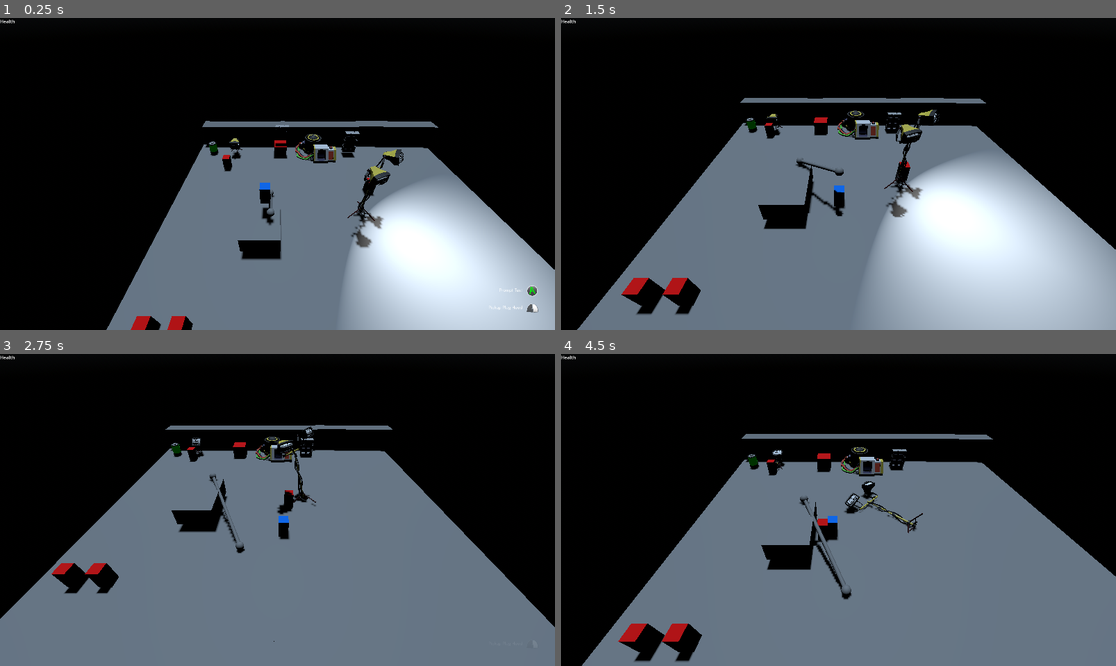
Above: before the commit, frames 1-4 (two rows, left to right).
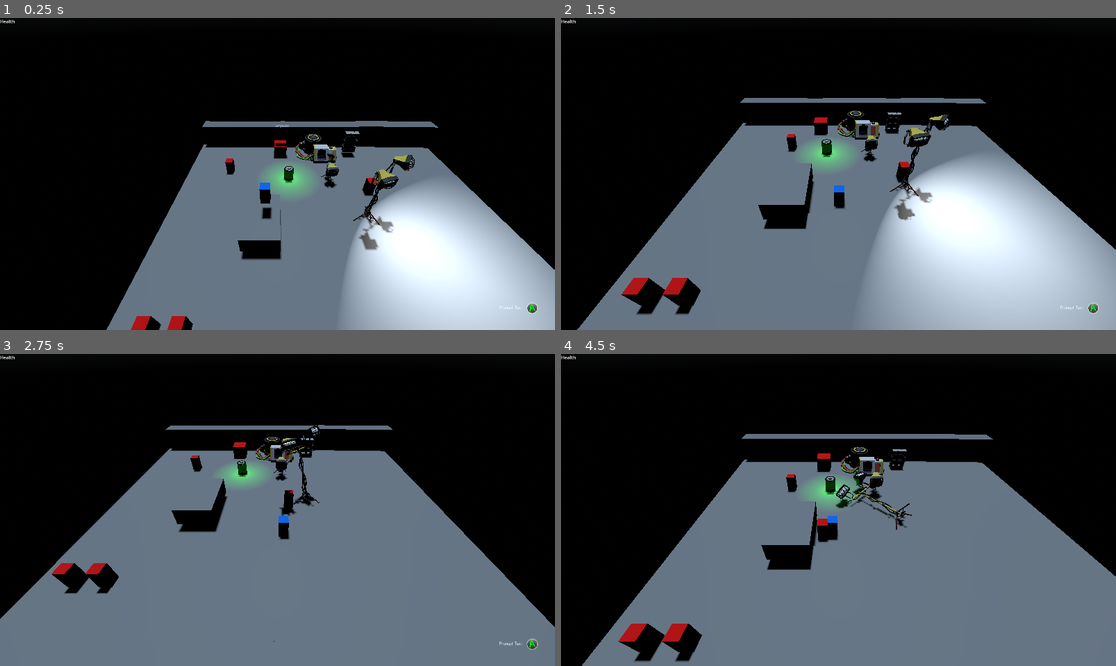
Above: after the commit, the same moments.

Repository: joshandersn/power
Game: Godot game, scene res://Scenes/main.tscn
Same seed, same stepped clock (60 frames per second), same inputs: the game is played once before the commit and once after it.
Inputs (mouse positions are in pixels of both pictures, inside the frame that each line leads up to):
- Up to frame 1 (0.25 s): no input
- Up to frame 2 (1.5 s): move the mouse to (960, 158) at 0.52 s; hold D (move_right) 0.53-1.28 s; right-click (960, 158) at 0.6 s; move the mouse to (727, 189) at 1.27 s; hold S (move_down) from 1.28 s (still down); click (727, 189) at 1.35 s
- Up to frame 3 (2.75 s): move the mouse to (333, 441) at 2.02 s; release S (move_down) at 2.03 s; hold D (move_right) from 2.03 s (still down); tap E (use_cable) at 2.1 s
- Up to frame 4 (4.5 s): move the mouse to (810, 572) at 2.77 s; release D (move_right) at 2.78 s; hold W (move_up) 2.78-3.53 s; right-click (810, 572) at 2.85 s; move the mouse to (1005, 556) at 3.52 s; hold A (move_left) from 3.53 s (still down); click (1005, 556) at 3.6 s; move the mouse to (672, 463) at 4.27 s; tap E (use_cable) at 4.35 s

The runs differ from the first frame. In frame 1, 2.3% of the frame differs, in the area x 37-97%, y 38-95%; in frame 2, 2.4%, in the area x 33-97%, y 29-95%; in frame 3, 1.6%; in frame 4, 2.1%.

Commit message:
added light to battery

Diff:
--- a/Entities/enemy.gd
+++ b/Entities/enemy.gd
@@ -23,7 +23,7 @@
 		velocity += get_gravity() * delta
 
 	var input_dir: Vector3
-	if target:
+	if target and is_instance_valid(target):
 		if !is_stunned:
 			if (position - target.position).length() > 1:
 				if !is_hesitant:
--- /dev/null
+++ b/Gadgets/OmniLight.tscn
@@ -0,0 +1,32 @@
+[gd_scene load_steps=4 format=3 uid="uid://drrjexq6547ow"]
+
+[ext_resource type="Script" path="res://Gadgets/cone_light.gd" id="1_m1gha"]
+
+[sub_resource type="SphereShape3D" id="SphereShape3D_w2mxh"]
+radius = 2.0
+
+[sub_resource type="SphereShape3D" id="SphereShape3D_2xgcb"]
+radius = 1.0
+
+[node name="OmniLight" type="Area3D"]
+collision_layer = 4
+collision_mask = 4
+script = ExtResource("1_m1gha")
+
+[node name="SpotLight3D" type="OmniLight3D" parent="."]
+light_energy = 3.0
+light_specular = 0.0
+omni_range = 2.56332
+
+[node name="CollisionShape3D" type="CollisionShape3D" parent="."]
+shape = SubResource("SphereShape3D_w2mxh")
+
+[node name="DeathZone" type="Area3D" parent="."]
+collision_layer = 4
+collision_mask = 4
+
+[node name="CollisionShape3D" type="CollisionShape3D" parent="DeathZone"]
+shape = SubResource("SphereShape3D_2xgcb")
+
+[connection signal="body_entered" from="." to="." method="_on_body_entered"]
+[connection signal="body_entered" from="DeathZone" to="." method="_on_death_zone_body_entered"]
--- a/Gadgets/cone_light.gd
+++ b/Gadgets/cone_light.gd
@@ -1,6 +1,8 @@
 extends Area3D
 
 @export var active: bool
+@export var max_light := 10.0
+@export var light_color := Color(1, 1, 1)
 
 # Called when the node enters the scene tree for the first time.
 func _ready() -> void:
@@ -10,7 +12,8 @@
 var incenerate_array: Array[Node3D]
 
 func update_item() -> void:
-	$SpotLight3D.light_energy = 10 if active else 0
+	$SpotLight3D.light_energy = max_light if active else 0.0
+	$SpotLight3D.light_color = light_color
 	if active:
 		for i in near_array:
 			if is_instance_valid(i):
--- a/Items/Battery.tscn
+++ b/Items/Battery.tscn
@@ -1,8 +1,9 @@
-[gd_scene load_steps=8 format=3 uid="uid://bq2xb3uuaqivf"]
+[gd_scene load_steps=9 format=3 uid="uid://bq2xb3uuaqivf"]
 
 [ext_resource type="Script" path="res://Items/battery.gd" id="1_gvkom"]
 [ext_resource type="PackedScene" uid="uid://ckr5g8fdruq0h" path="res://Assets/Clasic_Battery.glb" id="2_1llr6"]
 [ext_resource type="Material" uid="uid://bqi10rh5anjm1" path="res://Materials/green.tres" id="2_aiod7"]
+[ext_resource type="PackedScene" uid="uid://drrjexq6547ow" path="res://Gadgets/OmniLight.tscn" id="2_snj8k"]
 
 [sub_resource type="BoxShape3D" id="BoxShape3D_h648p"]
 
@@ -35,6 +36,10 @@
 lock_rotation = true
 script = ExtResource("1_gvkom")
 
+[node name="OmniLight" parent="." instance=ExtResource("2_snj8k")]
+max_light = 0.5
+light_color = Color(0, 1, 0, 1)
+
 [node name="CollisionShape3D" type="CollisionShape3D" parent="."]
 shape = SubResource("BoxShape3D_h648p")
 
--- a/Items/WorkLight.tscn
+++ b/Items/WorkLight.tscn
@@ -18,6 +18,11 @@
 battery = false
 fuel = 0.0
 
+[sub_resource type="BoxShape3D" id="BoxShape3D_kxpk0"]
+
+[sub_resource type="SphereShape3D" id="SphereShape3D_83ln2"]
+radius = 0.756222
+
 [sub_resource type="StandardMaterial3D" id="StandardMaterial3D_41lkj"]
 emission_enabled = true
 emission = Color(1, 1, 1, 1)
@@ -25,11 +30,6 @@
 [sub_resource type="BoxMesh" id="BoxMesh_jxper"]
 material = SubResource("StandardMaterial3D_41lkj")
 size = Vector3(1, 0.4, 1)
-
-[sub_resource type="BoxShape3D" id="BoxShape3D_kxpk0"]
-
-[sub_resource type="SphereShape3D" id="SphereShape3D_83ln2"]
-radius = 0.756222
 
 [sub_resource type="Animation" id="Animation_6vkh1"]
 resource_name = "knockOver"
@@ -87,12 +87,7 @@
 collision_layer = 2
 lock_rotation = true
 script = ExtResource("1_stoc6")
-item_resource = SubResource("Resource_uwtyb")
-
-[node name="lightMesh" type="MeshInstance3D" parent="."]
-transform = Transform3D(0.651328, 0, 0, 0, 0.0820489, -0.4266, 0, 0.501866, 0.0697438, 0.00538091, 0.491795, -0.430372)
-visible = false
-mesh = SubResource("BoxMesh_jxper")
+item_resource = SubResource("Resource_l8ogh")
 
 [node name="CollisionShape3D" type="CollisionShape3D" parent="."]
 shape = SubResource("BoxShape3D_kxpk0")
@@ -113,6 +108,12 @@
 
 [node name="Node3D" type="Node3D" parent="."]
 
+[node name="lightMesh" type="MeshInstance3D" parent="Node3D"]
+transform = Transform3D(0.651328, 0, 0, 0, 0.0751741, -0.427514, 0, 0.502942, 0.0639001, 0.00413817, 0.493575, -0.433365)
+visible = false
+mesh = SubResource("BoxMesh_jxper")
+skeleton = NodePath("../..")
+
 [node name="Small_Worklight" parent="Node3D" instance=ExtResource("5_py3cc")]
 transform = Transform3D(-0.2, 0, 1.74846e-08, 0, 0.2, 0, -1.74846e-08, 0, -0.2, 0, -0.021632, 0.0922966)
 
--- a/Items/WorkLightTall.tscn
+++ b/Items/WorkLightTall.tscn
@@ -19,6 +19,11 @@
 battery = false
 fuel = 0.0
 
+[sub_resource type="BoxShape3D" id="BoxShape3D_kxpk0"]
+
+[sub_resource type="SphereShape3D" id="SphereShape3D_83ln2"]
+radius = 0.756222
+
 [sub_resource type="StandardMaterial3D" id="StandardMaterial3D_41lkj"]
 emission_enabled = true
 emission = Color(1, 1, 1, 1)
@@ -26,11 +31,6 @@
 [sub_resource type="BoxMesh" id="BoxMesh_jxper"]
 material = SubResource("StandardMaterial3D_41lkj")
 size = Vector3(1, 0.4, 1)
-
-[sub_resource type="BoxShape3D" id="BoxShape3D_kxpk0"]
-
-[sub_resource type="SphereShape3D" id="SphereShape3D_83ln2"]
-radius = 0.756222
 
 [sub_resource type="Animation" id="Animation_6vkh1"]
 resource_name = "knockOver"
@@ -88,17 +88,7 @@
 collision_layer = 2
 lock_rotation = true
 script = ExtResource("1_3ojxu")
-item_resource = SubResource("Resource_pbuko")
-
-[node name="lightMesh" type="MeshInstance3D" parent="."]
-transform = Transform3D(0.596574, -0.209053, -0.034385, -0.000460287, 0.138279, -0.321507, 0.26112, 0.477862, 0.0779917, 1.05127, 3.22892, -0.182806)
-visible = false
-mesh = SubResource("BoxMesh_jxper")
-
-[node name="lightMesh2" type="MeshInstance3D" parent="lightMesh"]
-transform = Transform3D(-0.830482, -0.442238, 0.082769, 0.709109, -0.661902, 0.268175, 0.259444, -0.664998, -0.913532, -2.69053, 1.37423, -0.130762)
-mesh = SubResource("BoxMesh_jxper")
-skeleton = NodePath("../..")
+item_resource = SubResource("Resource_5egel")
 
 [node name="CollisionShape3D" type="CollisionShape3D" parent="."]
 shape = SubResource("BoxShape3D_kxpk0")
@@ -118,9 +108,21 @@
 transform = Transform3D(1, 0, 0, 0, 1, 0, 0, 0, 1, 0.0187387, -0.381702, 0.44253)
 
 [node name="Node3D" type="Node3D" parent="."]
+transform = Transform3D(1, 0, 0, 0, 1, 0, 0, 0, 1, 0, -0.497159, 0.352442)
+
+[node name="lightMesh" type="MeshInstance3D" parent="Node3D"]
+transform = Transform3D(0.56891, -0.255017, -0.0385885, -0.010551, 0.113332, -0.32515, 0.316726, 0.461842, 0.0584817, 0.995582, 3.65676, -0.879701)
+visible = false
+mesh = SubResource("BoxMesh_jxper")
+skeleton = NodePath("../..")
+
+[node name="lightMesh2" type="MeshInstance3D" parent="Node3D/lightMesh"]
+transform = Transform3D(-0.830482, -0.442238, 0.082769, 0.709109, -0.661902, 0.268175, 0.259444, -0.664998, -0.913532, -2.69053, 1.37423, -0.130762)
+mesh = SubResource("BoxMesh_jxper")
+skeleton = NodePath("../../..")
 
 [node name="Worklight" parent="Node3D" instance=ExtResource("6_vm068")]
-transform = Transform3D(-0.199913, 0, 1.7477e-08, 0, 0.199913, 0, -1.7477e-08, 0, -0.199913, 0.658748, 3.67728, -0.0104432)
+transform = Transform3D(-0.199021, -0.0042368, 0.0183795, -0.00436923, 0.199862, -0.00124038, -0.0183485, -0.00163654, -0.199063, 0.569021, 4.10499, -0.743499)
 
 [node name="AnimationPlayer" type="AnimationPlayer" parent="."]
 libraries = {
--- a/Items/battery.gd
+++ b/Items/battery.gd
@@ -18,3 +18,6 @@
 	var scaled_value = new_height * 0.65
 	$juice.mesh.height = scaled_value
 	$juice.position.y = $juice.mesh.height/2 - 0.25
+
+	$OmniLight.active = !!(item_resource.power > 50)
+	$OmniLight.update_item()
--- a/Items/cinderblock.gd
+++ b/Items/cinderblock.gd
@@ -1,9 +1,6 @@
 extends RigidBody3D
 
 @onready var item_resource := load("res://Items/CinderBlock.tres")
-
-func _physics_process(delta: float) -> void:
-	pass
 
 
 func _on_hitbox_body_entered(body: Node3D) -> void:
--- a/Items/work_light.gd
+++ b/Items/work_light.gd
@@ -48,7 +48,7 @@
 	else:
 		$ConeLight.active = false
 
-	$lightMesh.visible = $ConeLight.active
+	$Node3D/lightMesh.visible = $ConeLight.active
 	$ConeLight.update_item()
 
 func eject_object(object) -> void:
--- a/Scenes/level01.tscn
+++ b/Scenes/level01.tscn
@@ -74,8 +74,8 @@
 transform = Transform3D(1, 0, 0, 0, 1, 0, 0, 0, 1, -9.39538, 3.03527, 3.5222)
 
 [node name="WorkLight" parent="." instance=ExtResource("4_410tk")]
-transform = Transform3D(-0.999279, 0, -0.0385304, 0, 1, 0, 0.0385304, 0, -0.999279, -12.2503, 0.831654, -3.80756)
-item_resource = SubResource("Resource_nbdk1")
+transform = Transform3D(-0.999279, 0, -0.0385304, 0, 1, 0, 0.0385304, 0, -0.999279, -5.0741, 0.831654, -0.41735)
+item_resource = SubResource("Resource_y3ent")
 
 [node name="Block2" parent="." instance=ExtResource("6_vu8qr")]
 transform = Transform3D(6.67257, 0, -0.0325407, 0, 2.52389, 0, 0.199094, 0, 1.09059, 1.45579, 0.774811, -5.59845)
@@ -87,13 +87,13 @@
 transform = Transform3D(6.67547, 0, -0.00489528, 0, 2.52389, 0, 0.0299507, 0, 1.09106, -11.8387, 0.774811, -5.59845)
 
 [node name="Battery2" parent="." instance=ExtResource("8_xfpns")]
-transform = Transform3D(1, 0, 0, 0, 1, 0, 0, 0, 1, -14.1758, 0.924251, -3.84069)
+transform = Transform3D(1, 0, 0, 0, 1, 0, 0, 0, 1, -7.97452, 0.924251, -0.454692)
 
 [node name="Socket" parent="." instance=ExtResource("9_akx66")]
 transform = Transform3D(1, 0, 0, 0, 1, 0, 0, 0, 1, -5.32655, 0.249998, -2.80967)
 
 [node name="Cable" parent="." instance=ExtResource("10_5yowi")]
-transform = Transform3D(0.706543, 0.0282295, -0.707107, -0.0399225, 0.999203, 0, 0.706543, 0.0282295, 0.707107, -8.98321, 1.53823, 3.27271)
+transform = Transform3D(0.706543, 0.0282295, -0.707107, -0.0399225, 0.999203, 0, 0.706543, 0.0282295, 0.707107, -5.01355, 1.53823, -1.83457)
 
 [node name="Boiler" parent="." instance=ExtResource("12_wiy3a")]
 transform = Transform3D(1, 0, 0, 0, 1, 0, 0, 0, 1, -8.55495, 0.250001, -3.63691)
Not shown: 1 places in Items/WorkLight.tscn that only renumber resources
Not shown: 1 places in Items/WorkLightTall.tscn that only renumber resources
Not shown: 1 places in Scenes/level01.tscn that only renumber resources
